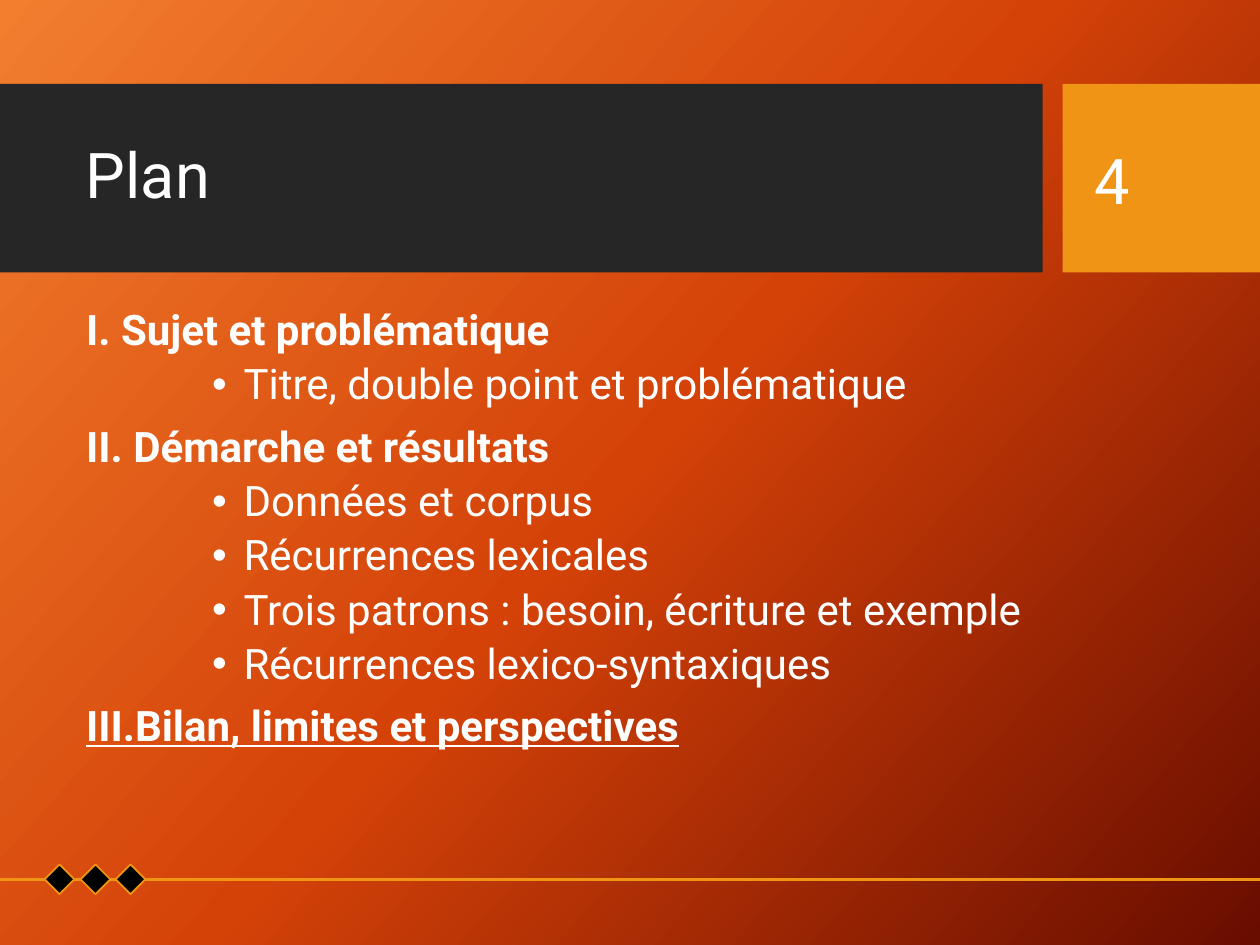
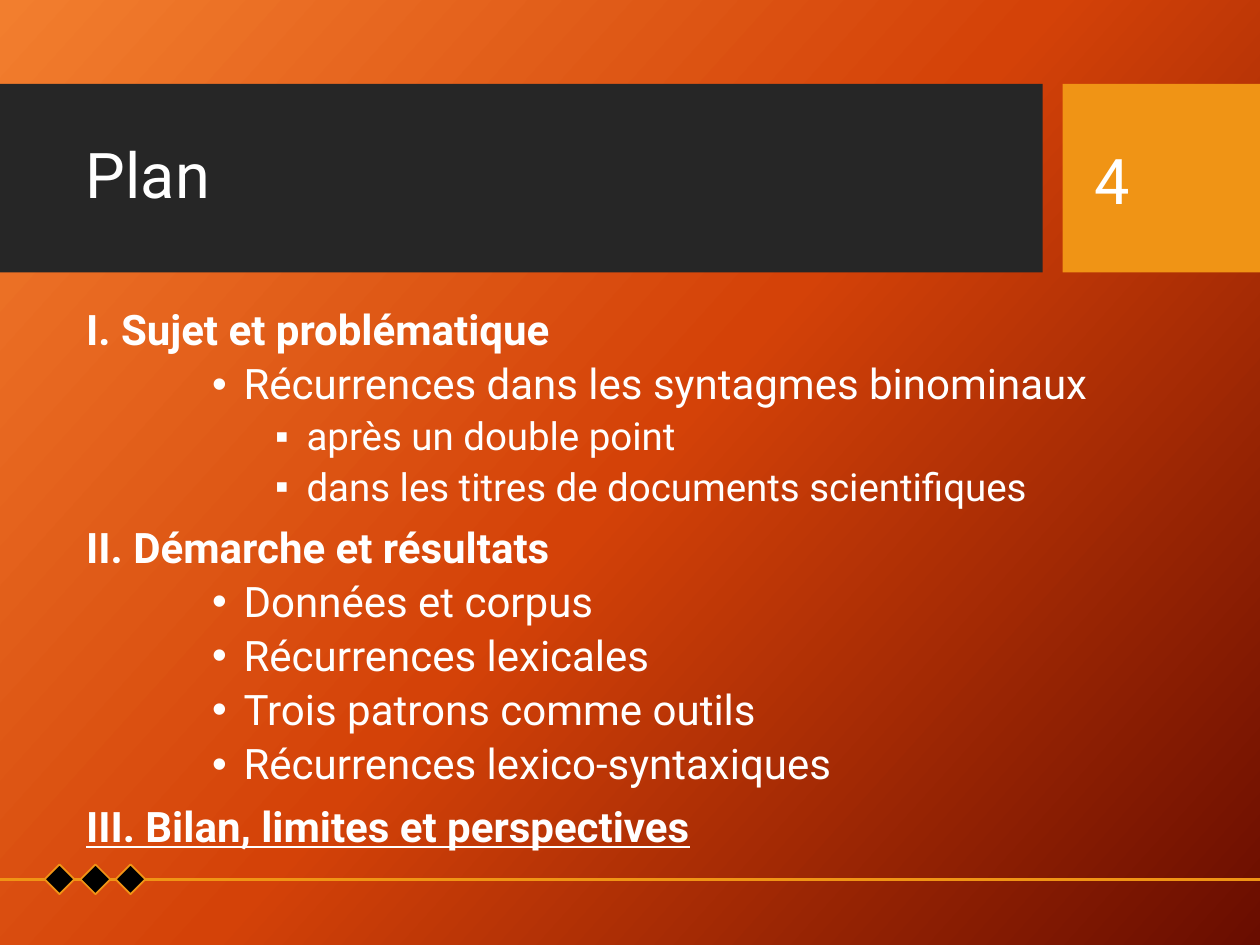
Before and after one commit to Xitog/tal, a slide deck: slide 4 of dossiers/Final - Présentation Projet de recherche.pptx. Drawn at 1260x945 pixels with LibreOffice and Linux fonts; fonts in the diff are those of the drawing; background and template pictures are left out. Boxes give left, top, right and bottom in pixels: in the first picture for what was removed or moved away, otherwise in the second. Text is boxed around its words. In the diff, an @@ line names an element or a change of style, - is before the commit and + after.

```diff
--- a/dossiers/Final - Présentation Projet de recherche.pptx
+++ b/dossiers/Final - Présentation Projet de recherche.pptx
@@ text at box(244, 367, 1087, 509): text changed; size 24 to 22 pt @@
-    • Titre, double point et problématique
+    • Récurrences dans les syntagmes binominaux
+      ▪ après un double point
+      ▪ dans les titres de documents scientifiques
@@ text at box(244, 693, 756, 734): text changed @@
-    • Trois patrons : besoin, écriture et exemple
+    • Trois patrons comme outils
@@ text at box(86, 810, 689, 851): spaces changed @@
-III.Bilan, limites et perspectives
+III. Bilan, limites et perspectives
```
Also in this commit, not shown: 17 other slides changed, 6 slides added, 2 slides removed.
